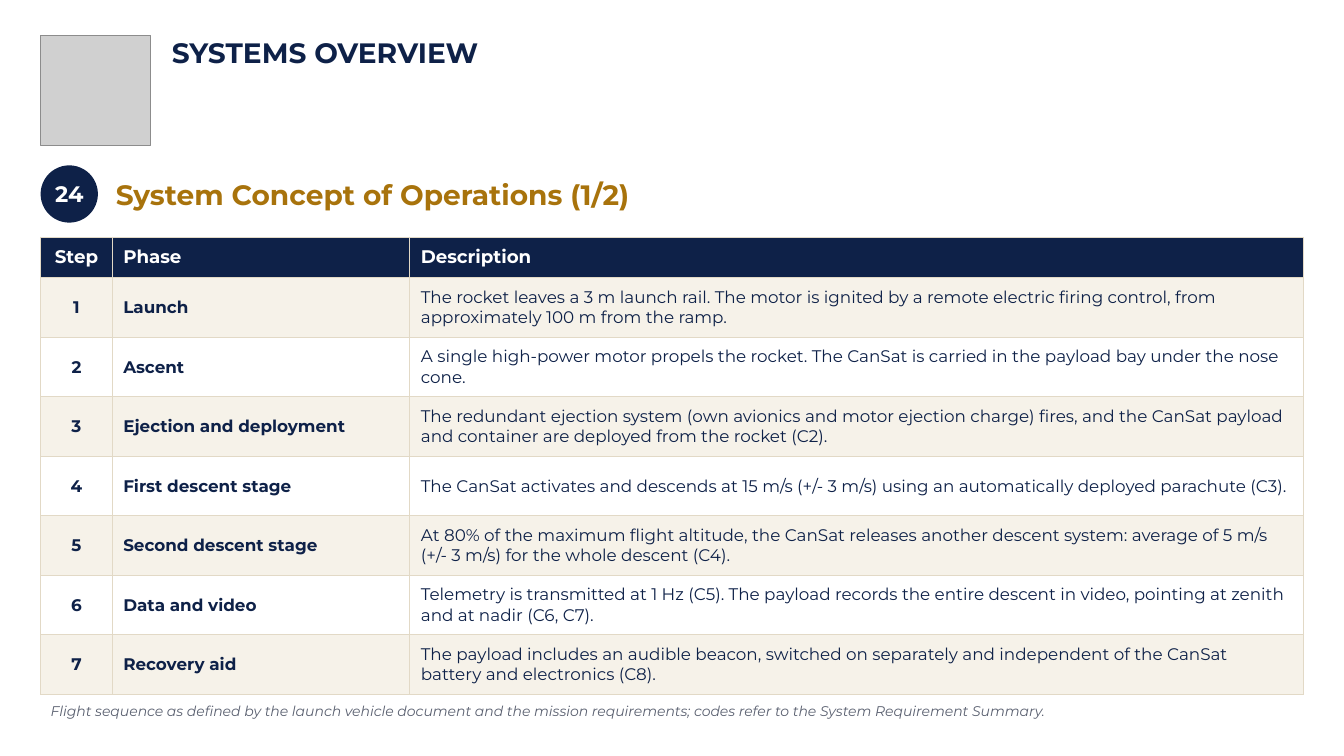
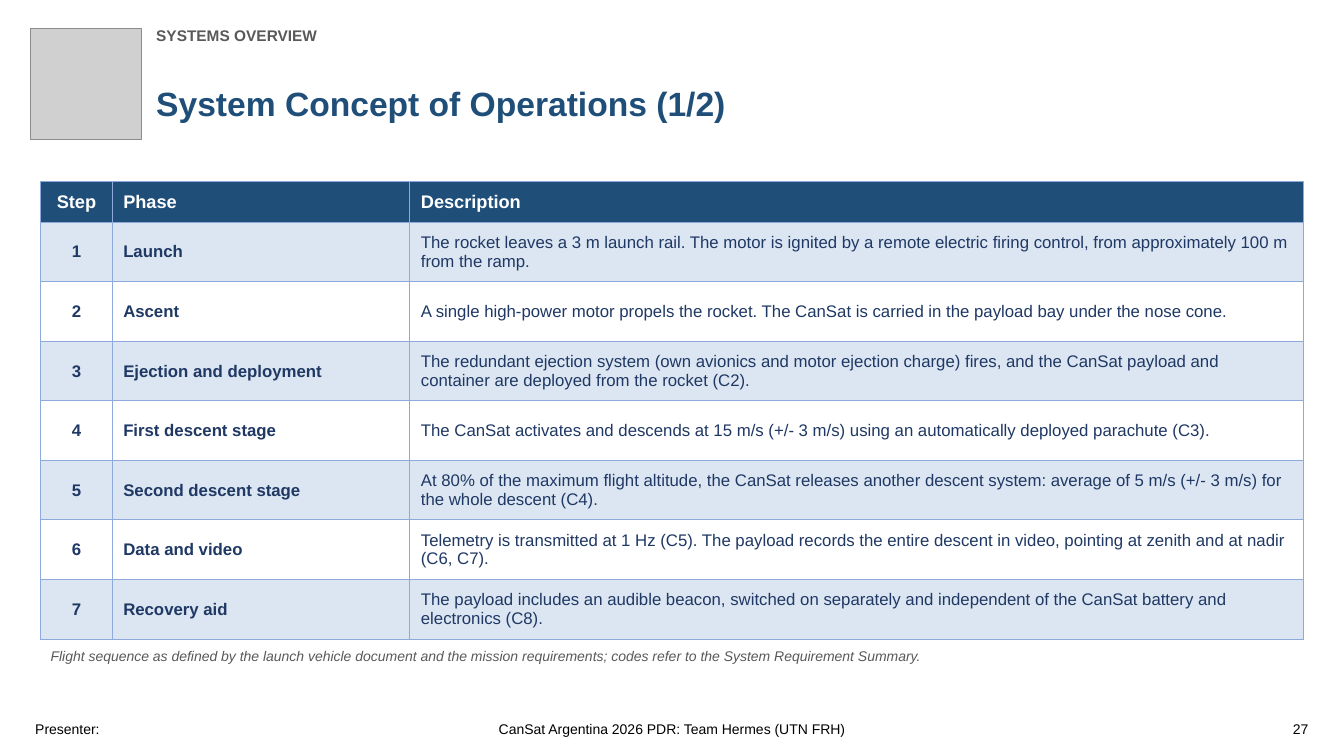
Before and after one commit to Caetano18/proyecto, a slide deck: slide 27 of cansat_pdr/laminas_plantilla/CanSat_PDR_Hermes_mecanica.pptx. Drawn at 1344x756 pixels with LibreOffice and Linux fonts; fonts in the diff are those of the drawing; grey boxes stand for pictures; background and template pictures are left out. Boxes give left, top, right and bottom in pixels: in the first picture for what was removed or moved away, otherwise in the second. Text is boxed around its words. In the diff, an @@ line names an element or a change of style, - is before the commit and + after.

```diff
--- a/cansat_pdr/laminas_plantilla/CanSat_PDR_Hermes_mecanica.pptx
+++ b/cansat_pdr/laminas_plantilla/CanSat_PDR_Hermes_mecanica.pptx
@@ picture: place and size @@
-picture at <box>40,35,150,145</box>
+picture at <box>30,28,141,139</box>
@@ text "SYSTEMS OVERVIEW": place and size @@
-text "SYSTEMS OVERVIEW" at <box>172,43,478,64</box>
+text "SYSTEMS OVERVIEW" at <box>156,30,317,41</box>
@@ text "SYSTEMS OVERVIEW" at <box>156,30,317,41</box>: size 20 to 11 pt, font Montserrat to Arial, text colour #0E2148 to #595959 @@
@@ text "System Concept of Operations (1/2)": place and size @@
-text "System Concept of Operations (1/2)" at <box>116,181,629,211</box>
+text "System Concept of Operations (1/2)" at <box>156,91,725,123</box>
@@ text "System Concept of Operations (1/2)" at <box>156,91,725,123</box>: size 20 to 24 pt, font Montserrat to Arial, text colour #A8730C to #1F4E79 @@
@@ ellipse removed at <box>40,165,98,223</box> @@
-24
@@ table at <box>40,181,1303,639</box> @@
@@ fill #0E2148 to #1F4E79 in row 1 @@
@@ fill #F6F2E9 to #DCE6F2 in 12 cells @@
@@ font Montserrat to Arial, text colour #0E2148 to #1F3864 @@
@@ borders changed @@
@@ table: place and size @@
-table at <box>40,237,1303,695</box>
+table at <box>40,181,1303,639</box>
@@ text "Flight sequence as defined by ...": place and size @@
-text "Flight sequence as defined by ..." at <box>51,705,1045,719</box>
+text "Flight sequence as defined by ..." at <box>51,651,921,664</box>
@@ text "Flight sequence as defined by ..." at <box>51,651,921,664</box>: font Montserrat to Arial, text colour #5A6070 to #595959 @@
@@ text added at <box>35,724,99,734</box>, 10 pt, text #000000 @@
+Presenter:
@@ text added at <box>499,724,845,737</box>, 10 pt, text #000000 @@
+CanSat Argentina 2026 PDR: Team Hermes (UTN FRH)
@@ text added at <box>1293,724,1309,734</box>, 10 pt, text #000000 @@
+27
```
Also in this commit, not shown: 107 other slides changed, 1 slide added, 33 other files.
